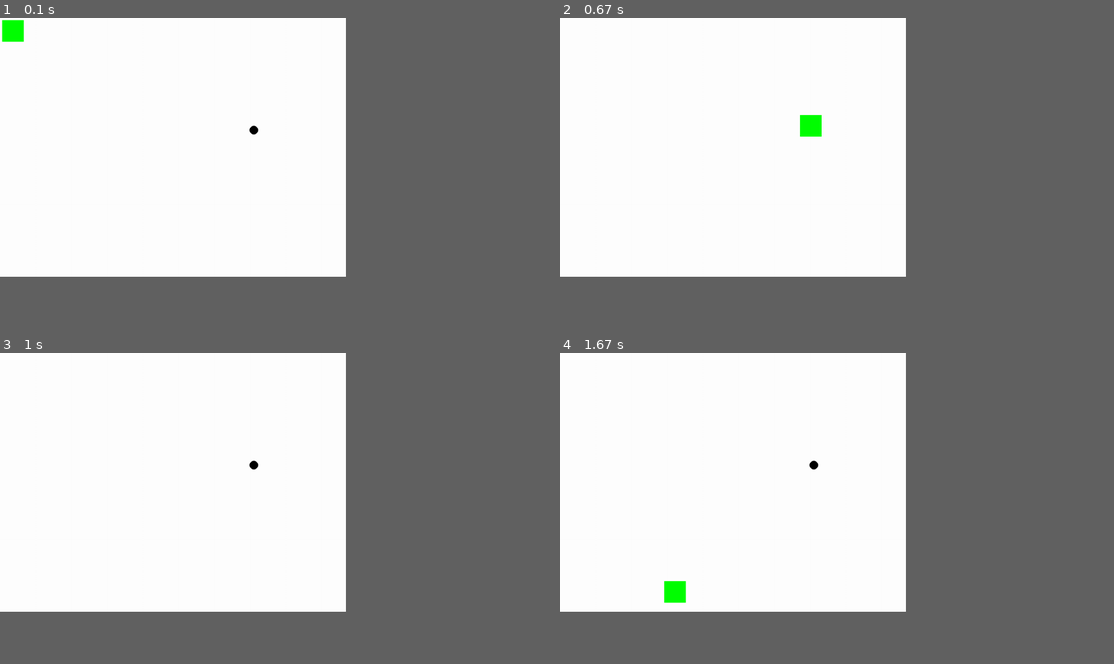
Above: before the commit, frames 1-4 (two rows, left to right).
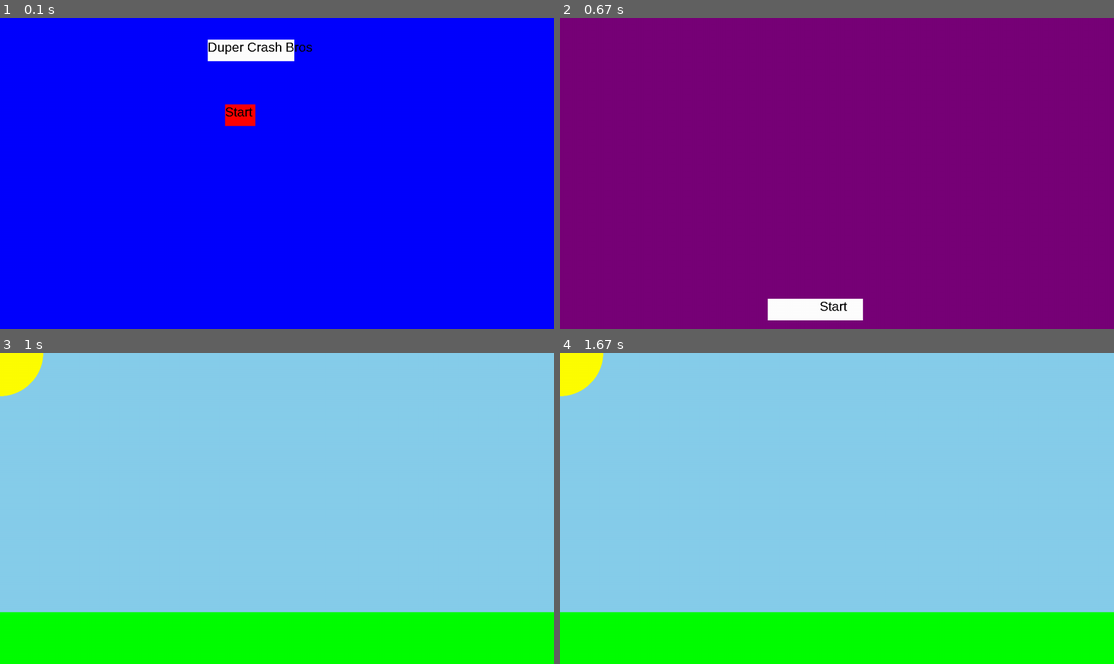
Above: after the commit, the same moments.

Repository: Isaac-Muscat/Pygame-Smash-Bros-Platformer
Game: pygame game, started from src/main.py
Two runs of this game, one before a commit and one after it. Both use one fixed random seed, a clock stepped at 60 frames per second and the inputs below.
Inputs (mouse positions are in pixels of both pictures, inside the frame that each line leads up to):
- Up to frame 1 (0.1 s): no input
- Up to frame 2 (0.67 s): click (798, 114) at 0.38 s, where only the run after the commit has a clickable "Start"
- Up to frame 3 (1 s): click (254, 645) at 0.72 s, where only the run after the commit has a clickable "Start"
- Up to frame 4 (1.67 s): click (665, 580) at 1.05 s
The window is 562x421 before the commit and 900x506 after it. Grey fills any space a smaller window leaves; there, only what the larger window draws over its background counts as a difference.

The runs differ from the first frame. In frame 1, 51% of the frame differs, in the area x 0-63%, y 0-84%; in frame 2, 53%; in frame 3, 69%, in the area x 0-100%, y 0-100%; in frame 4, 69%.

Commit message:
Created rudimentary menus and buttons. Added character select scene.

Diff:
--- a/src/main.py
+++ b/src/main.py
@@ -1,4 +1,3 @@
-
 #Packages, Libraries, and Modules
 from scenes import GameScene, MainMenu
 import settings as s
@@ -9,7 +8,7 @@
 screen = pygame.display.set_mode(s.screen_size)
 pygame.display.set_caption("Duper Crash Bros")
 clock = pygame.time.Clock()
-active_scene = GameScene()
+active_scene = MainMenu()
 
 #UPDATE - Main Loop
 while active_scene!=None:
--- a/src/scenes.py
+++ b/src/scenes.py
@@ -30,15 +30,55 @@
 class MainMenu(Scene):
     def __init__(self):
         super().__init__()
+        self.box1 = BoxCollider2(480, 50, 680, 100)
+        self.player = Player(100, 100, 10, 10)
+        self.box2 = BoxCollider2(520, 200, 590, 250)
 
     def process_input(self, events, pressed_keys):
-        pass
+        x, y = pygame.mouse.get_pos()
+        for event in events:
+            if event.type == pygame.MOUSEBUTTONDOWN:
+                if 520 < x < 590 and 200 < y < 250:
+                    self.switch_to_scene(CharacterSelect())
 
     def update(self):
         pass
 
     def display(self, screen):
+        screen.fill(s.BLUE)
+        self.box1.draw_collider(screen, s.WHITE)
+        self.box2.draw_collider(screen, s.RED)
+        pygame.font.init()
+        font = pygame.font.SysFont("Arial", 30)
+        title = font.render("Duper Crash Bros", False, (0, 0, 0))
+        screen.blit(title, (480, 50))
+        start = font.render("Start", False, (0, 0, 0))
+        screen.blit(start, (520, 200))
+
+
+class CharacterSelect(Scene):
+    def __init__(self):
+        super().__init__()
+        self.box1 = BoxCollider2(480, 650, 700, 700)
+
+    def process_input(self, events, pressed_keys):
+        x, y = pygame.mouse.get_pos()
+        for event in events:
+            if event.type == pygame.MOUSEBUTTONDOWN:
+                if 480 < x < 700 and 650 < y < 700:
+                    self.switch_to_scene(GameScene())
+
+    def update(self):
         pass
+
+    def display(self, screen):
+        screen.fill(s.PURPLE)
+        self.box1.draw_collider(screen, s.WHITE)
+        pygame.font.init
+        font = pygame.font.SysFont("Arial", 30)
+        start = font.render("Start", False, (0, 0, 0))
+        screen.blit(start, (600, 650))
+
 
 class GameScene(Scene):
     def __init__(self):
@@ -47,6 +87,8 @@
         x, y = pygame.mouse.get_pos()
         self.box = BoxCollider2(x, y, x + 50, y + 50)
         self.player = Player(100, 100, 10, 10)
+        self.floor = BoxCollider2(0, 720, 1280, 600)
+        self.sun = CircleCollider2(0, 0, 100)
 
     def process_input(self, events, pressed_keys):
         for event in events:
@@ -58,6 +100,6 @@
         self.box.set_position(x, y)
 
     def display(self, screen):
-        screen.fill(s.WHITE)
-        self.circle.draw_collider(screen, s.BLACK)
-        self.box.draw_collider(screen, s.GREEN)
+        screen.fill(s.SKYBLUE)
+        self.floor.draw_collider(screen, s.GREEN)
+        self.sun.draw_collider(screen, s.YELLOW)
--- a/src/settings.py
+++ b/src/settings.py
@@ -1,10 +1,13 @@
 #Variables
 DEBUG = True
 
-screen_size = (800, 600)
+screen_size = (1280, 720)
 
 BLACK = (0, 0, 0)
 WHITE = (255, 255, 255)
 BLUE = (0, 0, 255)
 RED = (255, 0, 0)
 GREEN = (0, 255, 0)
+YELLOW = (255, 255, 0)
+SKYBLUE = (135,206,235)
+PURPLE = (120, 0, 120)
